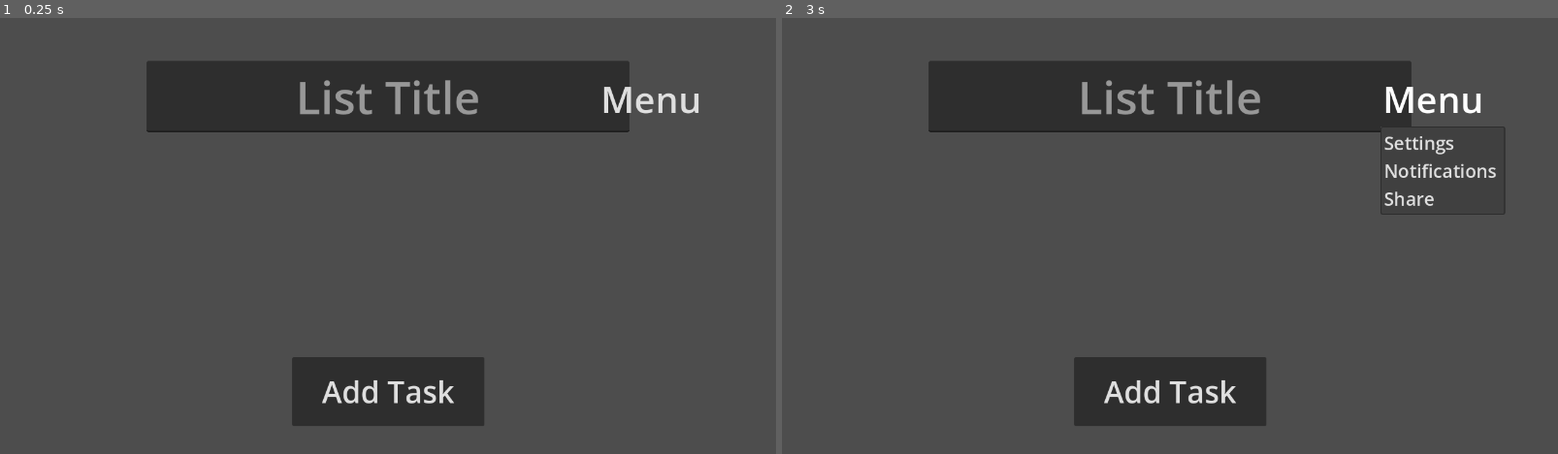
Above: before the commit, frames 1-2 (left to right).
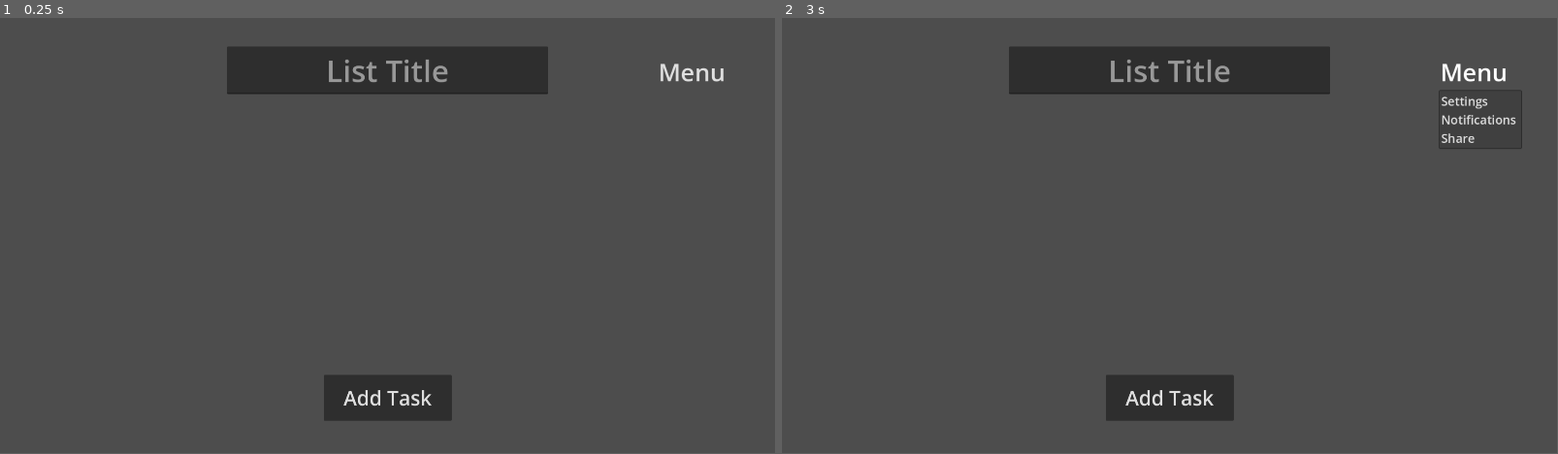
Above: after the commit, the same moments.

Repository: ABlueEgg/To-Do_List
Game: Godot game, scene res://Main.tscn
Same seed, same stepped clock (60 frames per second), same inputs: the game is played once before the commit and once after it.
Inputs:
- Up to frame 1 (0.25 s): no input
- Up to frame 2 (3 s): click "Add Task" at 0.5 s; click "Add Task" at 1.25 s; click "Add Task" at 2 s; click "Menu" at 2.75 s
In our replay, the window is 800x450 before the commit and 799x449 after it. These sizes can differ from the game's own. Grey fills any space a smaller window leaves; there, only what the larger window draws over its background counts as a difference.

The runs differ from the first frame. In frame 1, 12% of the frame differs, in the area x 18-94%, y 6-94%; in frame 2, 12%, in the area x 18-96%, y 6-94%.

Commit message:
it works

Diff:
--- a/Main.tscn
+++ b/Main.tscn
@@ -25,7 +25,7 @@
 placeholder_text = "List Title"
 alignment = 1
 
-[node name="add task button" type="Button" parent="."]
+[node name="AddTaskButton" type="Button" parent="."]
 layout_mode = 1
 anchors_preset = 7
 anchor_left = 0.5
@@ -33,9 +33,9 @@
 anchor_right = 0.5
 anchor_bottom = 1.0
 offset_left = -158.5
-offset_top = -160.0
+offset_top = -194.0
 offset_right = 158.5
-offset_bottom = -46.0
+offset_bottom = -80.0
 grow_horizontal = 2
 grow_vertical = 0
 theme_override_font_sizes/font_size = 50
@@ -65,7 +65,7 @@
 offset_left = -254.0
 offset_top = -366.92
 offset_right = 295.0
-offset_bottom = 596.08
+offset_bottom = 665.08
 
 [node name="TaskContainer" type="VBoxContainer" parent="ScrollContainer"]
 layout_mode = 2
@@ -77,4 +77,4 @@
 
 [node name="Timer" type="Timer" parent="."]
 
-[connection signal="pressed" from="add task button" to="." method="_on_add_task_button_pressed"]
+[connection signal="pressed" from="AddTaskButton" to="." method="_on_add_task_button_pressed"]
--- a/main.gd
+++ b/main.gd
@@ -31,14 +31,6 @@
 	# make the reminder dialog font larger
 	apply_large_font(notifications_popup, 30)
 	apply_large_font(reminder_dialog, 30)
-
-func _on_add_task_button_pressed():
-	var new_task_line_edit = _add_task("")
-	print("button pressed")
-
-	if new_task_line_edit:
-		new_task_line_edit.grab_focus()
-		new_task_line_edit.select_all()
 
 func _on_task_toggled(pressed: bool, row: Node) -> void:
 	if not is_instance_valid(row) or row.get_parent() != tasks_container:
@@ -224,3 +216,12 @@
 		notification_timer.start(notification_delay_minutes * 60.0)
 		print("Notification set for %d minutes" % notification_delay_minutes)
 		notifications_popup.hide()
+
+
+func _on_add_task_button_pressed() -> void:
+	var new_task_line_edit = _add_task("")
+	print("button pressed")
+
+	if new_task_line_edit:
+		new_task_line_edit.grab_focus()
+		new_task_line_edit.select_all()
--- a/project.godot
+++ b/project.godot
@@ -17,8 +17,8 @@
 
 [display]
 
-window/size/viewport_width=1280
-window/size/viewport_height=720
+window/size/viewport_width=1920
+window/size/viewport_height=1080
 window/size/mode=2
 window/stretch/aspect="expand"
 
